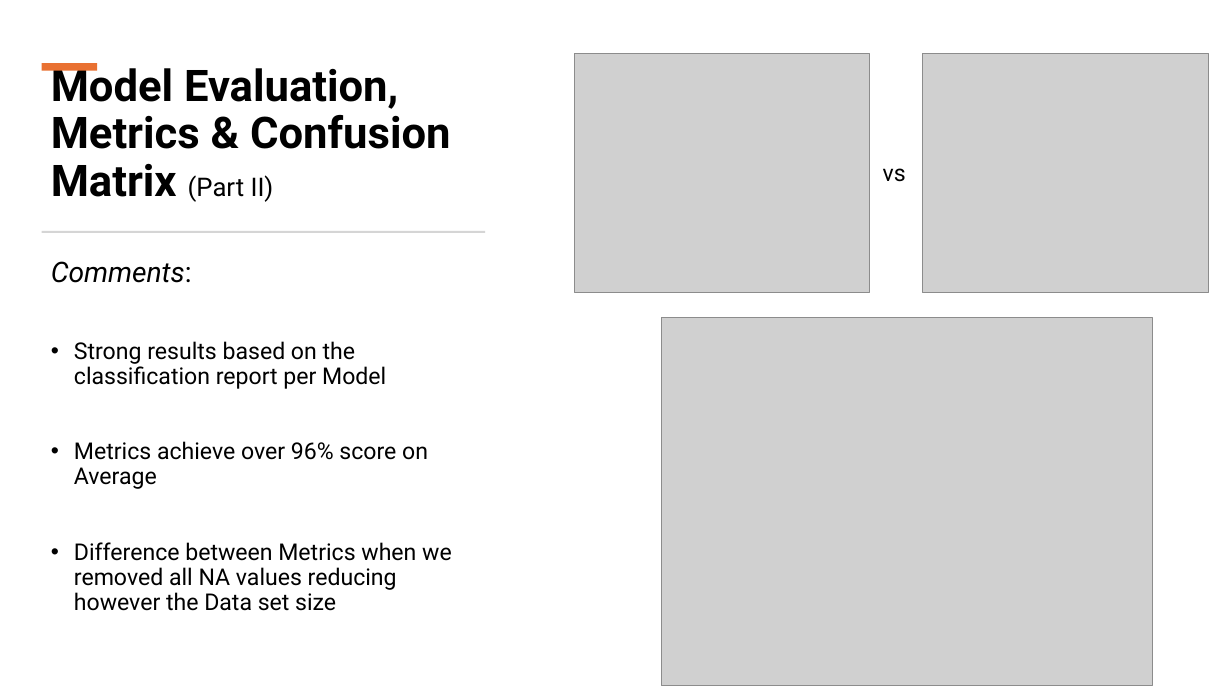
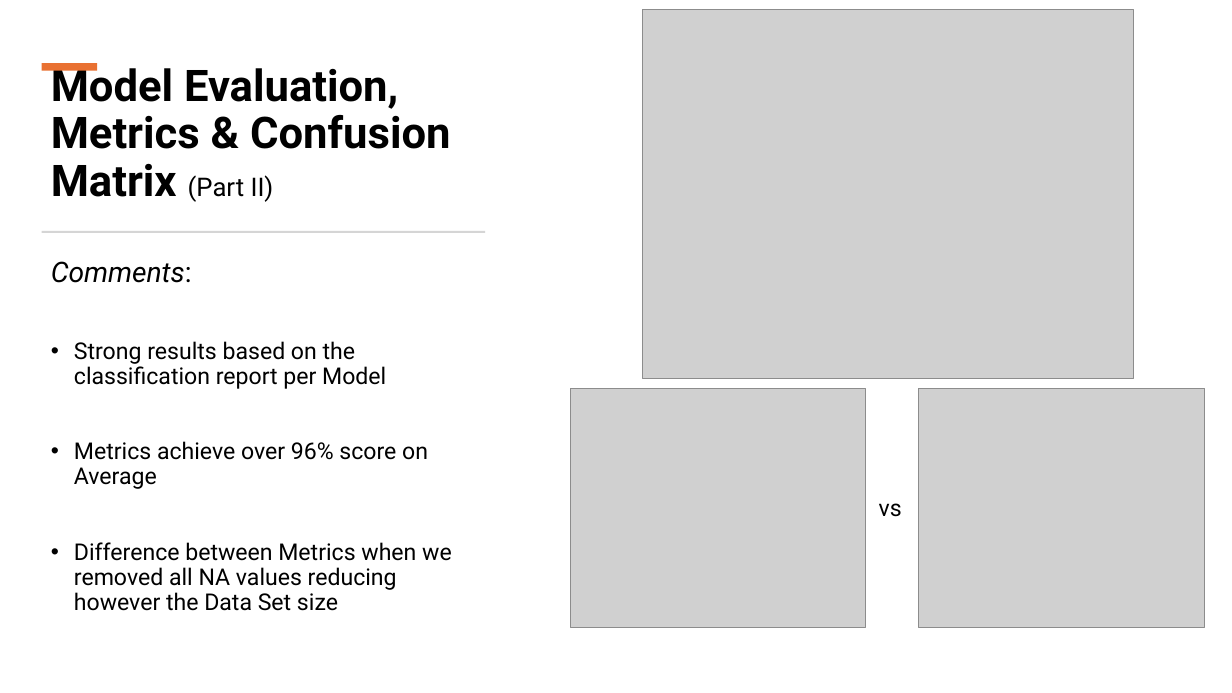
Before and after one commit to Konstant-gk/Chinook_Project, a slide deck: slide 14 of Chinook_Presentation/Project_Future_Chinook_Presentation.pptx. Drawn at 1232x693 pixels with LibreOffice and Linux fonts; fonts in the diff are those of the drawing; grey boxes stand for pictures. Boxes give left, top, right and bottom in pixels: in the first picture for what was removed or moved away, otherwise in the second. Text is boxed around its words. In the diff, an @@ line names an element or a change of style, - is before the commit and + after.

```diff
--- a/Chinook_Presentation/Project_Future_Chinook_Presentation.pptx
+++ b/Chinook_Presentation/Project_Future_Chinook_Presentation.pptx
@@ picture: place and size @@
-picture at [661, 317, 1153, 686]
+picture at [642, 10, 1134, 379]
@@ 2 pictures, 1 text: place and size @@
-2 pictures, 1 text at [575, 54, 1209, 293]
+2 pictures, 1 text at [571, 388, 1205, 628]
@@ text at [74, 542, 452, 611]: text changed @@
-• Difference between Metrics when we removed all NA values reducing however the Data set size
+• Difference between Metrics when we removed all NA values reducing however the Data Set size
```
Also in this commit, not shown: 3 other slides changed.
